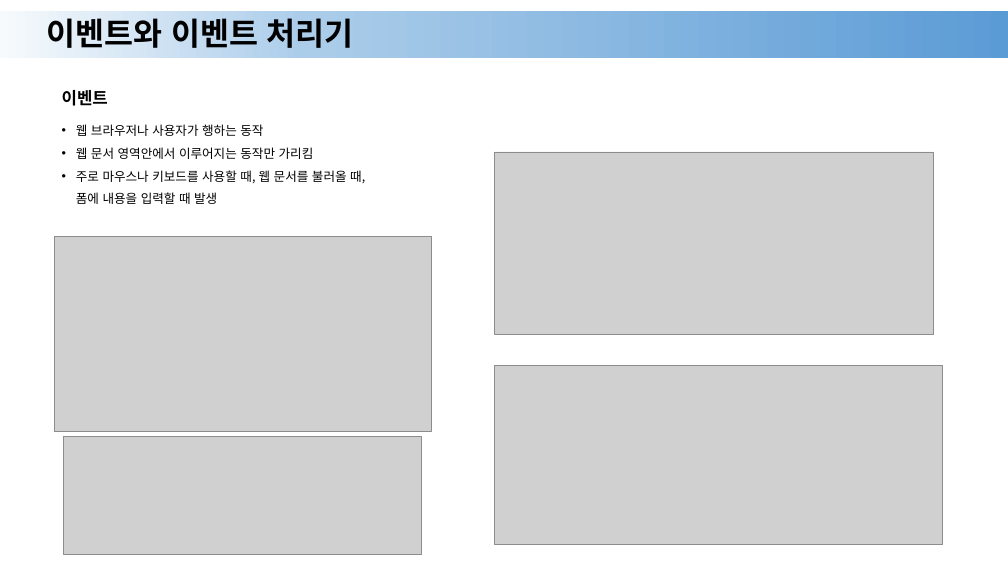
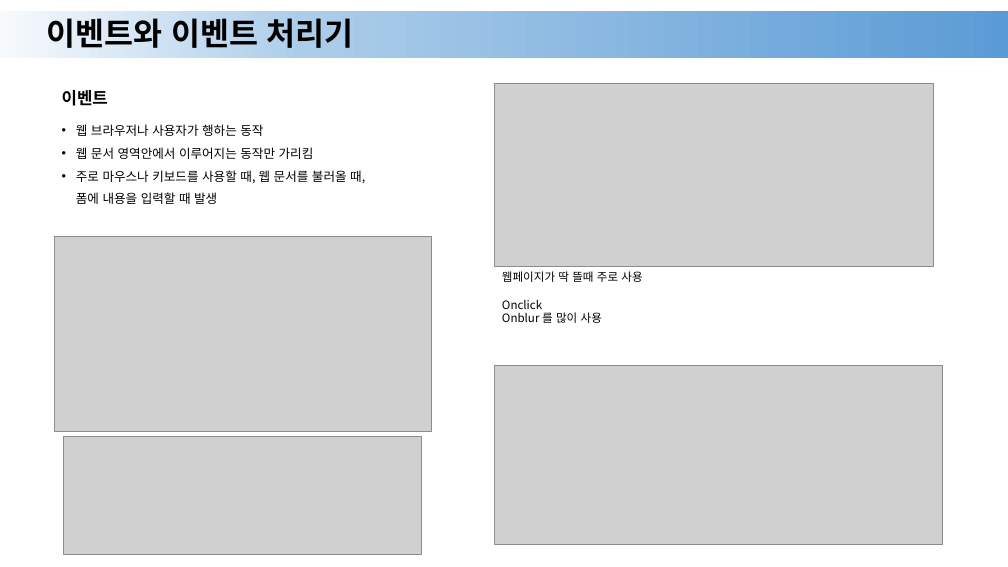
Before and after one commit to Nangnaa/html-css-javascript, a slide deck: slide 9 of HTML/ppt/15.pptx. Drawn at 1008x567 pixels with LibreOffice and Linux fonts; fonts in the diff are those of the drawing; grey boxes stand for pictures. Boxes give left, top, right and bottom in pixels: in the first picture for what was removed or moved away, otherwise in the second. Text is boxed around its words. In the diff, an @@ line names an element or a change of style, - is before the commit and + after.

```diff
--- a/HTML/ppt/15.pptx
+++ b/HTML/ppt/15.pptx
@@ picture: place and size @@
-picture at (495, 152, 933, 334)
+picture at (495, 84, 933, 266)
@@ text added at (502, 271, 642, 323), 11 pt, text #000000 @@
+웹페이지가 딱 뜰때 주로 사용
+Onclick
+Onblur 를 많이 사용
```
Also in this commit, not shown: 1 other slide changed, 10 other files.
